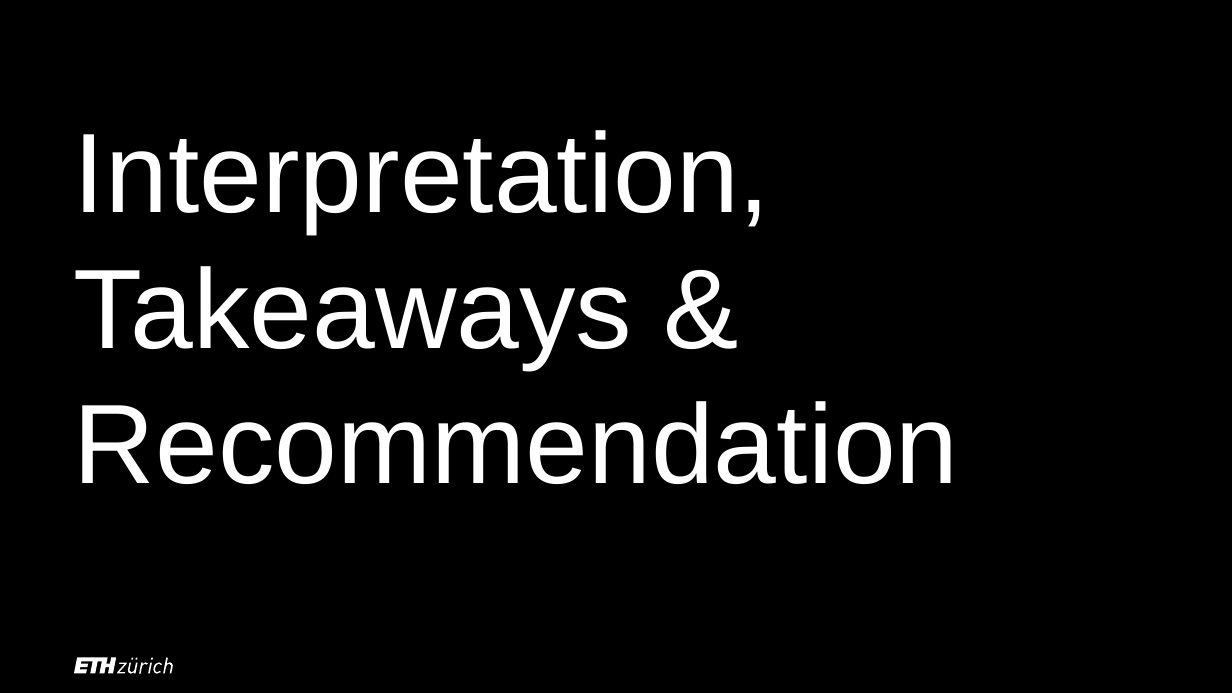
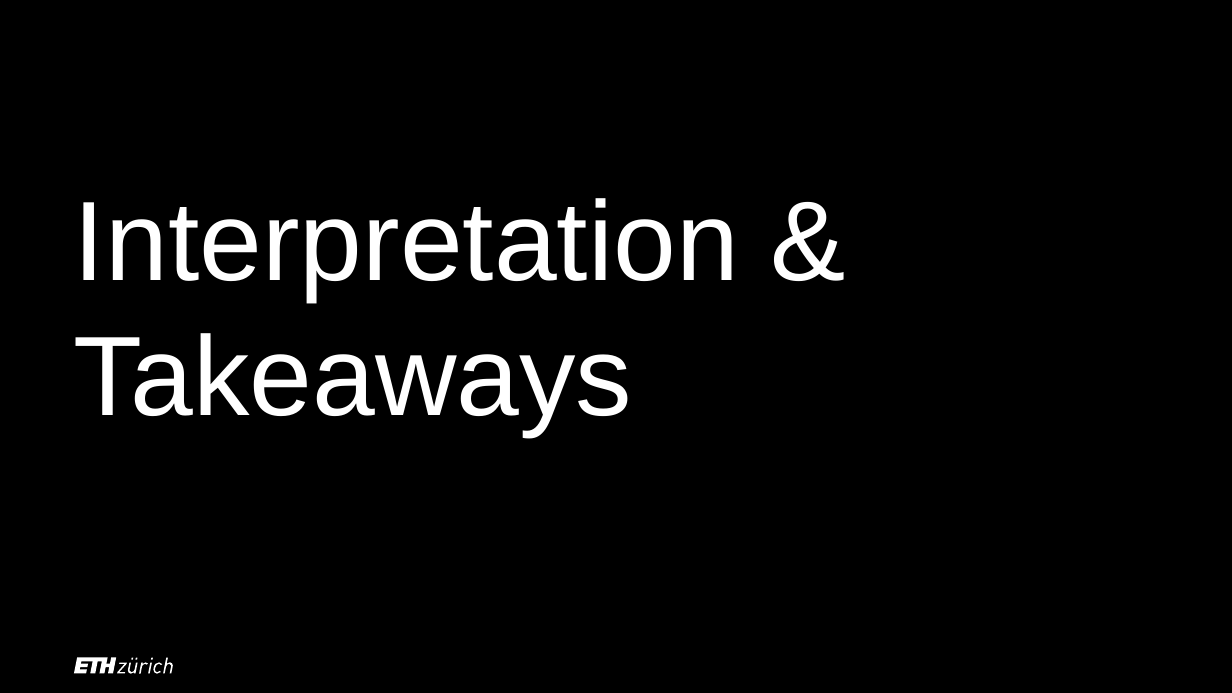
Before and after one commit to mddudko/methods-for-macro-forecasting-2025, a slide deck: slide 55 of submission/docs/Mixed-Frequency Models_Methods of Macroeconomic Forecasting.pptx (slide 53 before the commit). Drawn at 1232x693 pixels with LibreOffice and Linux fonts; fonts in the diff are those of the drawing. Boxes give left, top, right and bottom in pixels: in the first picture for what was removed or moved away, otherwise in the second. Text is boxed around its words. In the diff, an @@ line names an element or a change of style, - is before the commit and + after.

```diff
--- a/submission/docs/Mixed-Frequency Models_Methods of Macroeconomic Forecasting.pptx
+++ b/submission/docs/Mixed-Frequency Models_Methods of Macroeconomic Forecasting.pptx
@@ title at (74,198,739,436): text changed @@
-Interpretation,
-Takeaways &
-Recommendation
+Interpretation &
+Takeaways
```
Also in this commit, not shown: 9 other slides changed, 5 slides added, 4 slides removed, 2 other files.
